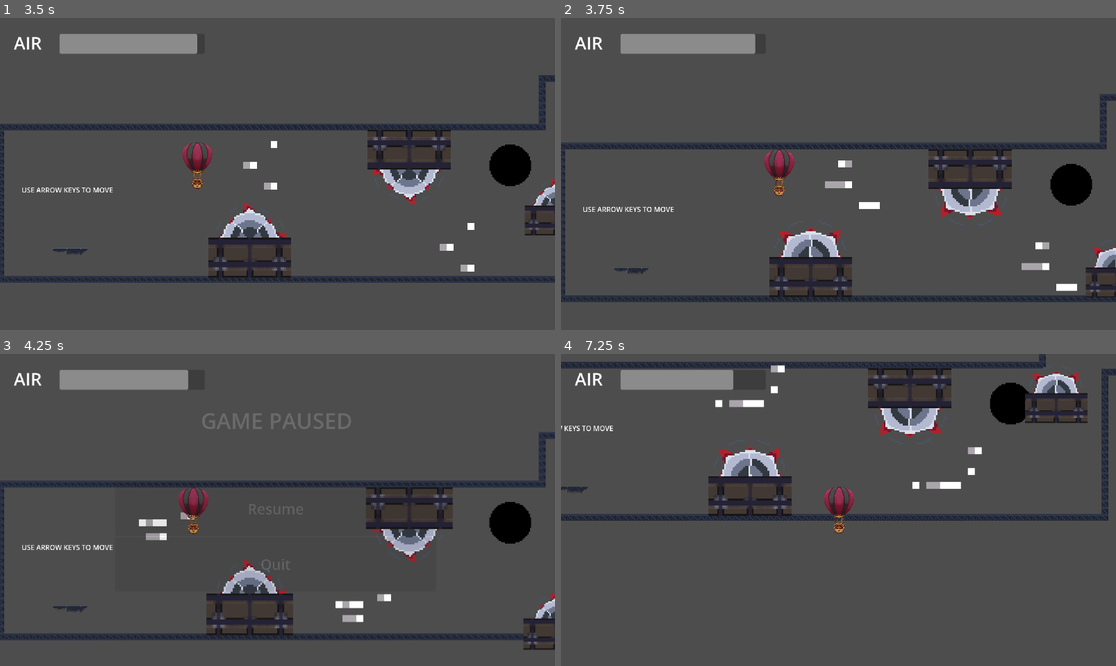
Above: before the commit, frames 1-4 (two rows, left to right).
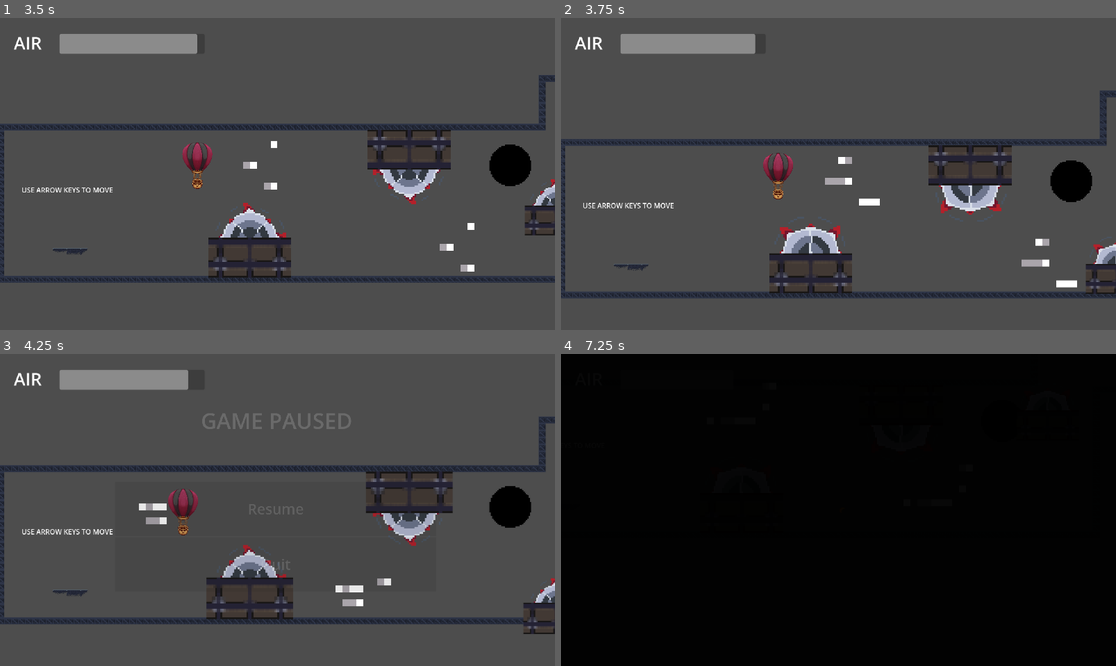
Above: after the commit, the same moments.

Repository: dylana62/balloon-game
Game: Godot game, scene res://scenes/game.tscn
Two runs of this game, one before a commit and one after it. Both use one fixed random seed, a clock stepped at 60 frames per second and the inputs below.
Inputs:
- Up to frame 1 (3.5 s): hold Right (right) 0.53-1.28 s; hold Shift (dash) 0.53-1.28 s; hold Down (down) 1.28-2.03 s; tap Shift (dash) at 1.35, 2.85 s; hold Right (right) 2.03-2.78 s; hold Shift (dash) 2.03-2.78 s; hold Up (up) from 2.78 s (still down)
- Up to frame 2 (3.75 s): release Up (up) at 3.53 s; hold Left (left) from 3.53 s (still down); hold Shift (dash) from 3.53 s (still down)
- Up to frame 3 (4.25 s): keep holding Left (left); keep holding Shift (dash); tap Escape (pause) at 4.15 s
- Up to frame 4 (7.25 s): release Shift (dash) at 4.28 s; tap Shift (dash) at 4.35, 6.6 s; release Left (left) at 5 s; click "Resume" at 5 s; hold Down (down) 5.78-6.53 s; hold Shift (dash) 5.78-6.53 s; hold Right (right) from 6.53 s (still down)

Frame 1 is identical in both runs. In frame 2, 9.5% of the frame differs, in the area x 0-100%, y 23-92%; in frame 3, 16%; in frame 4, 99%, in the area x 0-100%, y 0-100%.

Commit message:
Player now bounces off walls when dashing
Maybe add bounciness variable to affect bounce amount?

Diff:
--- a/scenes/pause_menu.tscn
+++ b/scenes/pause_menu.tscn
@@ -6,6 +6,45 @@
 [sub_resource type="ShaderMaterial" id="ShaderMaterial_vtm8y"]
 shader = ExtResource("1_ytbrl")
 shader_parameter/lod = 0.0
+
+[sub_resource type="Animation" id="Animation_njs6f"]
+length = 0.001
+tracks/0/type = "value"
+tracks/0/imported = false
+tracks/0/enabled = true
+tracks/0/path = NodePath("ColorRect:material:shader_parameter/lod")
+tracks/0/interp = 1
+tracks/0/loop_wrap = true
+tracks/0/keys = {
+"times": PackedFloat32Array(0),
+"transitions": PackedFloat32Array(1),
+"update": 0,
+"values": [0.0]
+}
+tracks/1/type = "value"
+tracks/1/imported = false
+tracks/1/enabled = true
+tracks/1/path = NodePath("MarginContainer:modulate")
+tracks/1/interp = 1
+tracks/1/loop_wrap = true
+tracks/1/keys = {
+"times": PackedFloat32Array(0),
+"transitions": PackedFloat32Array(1),
+"update": 0,
+"values": [Color(1, 1, 1, 0)]
+}
+tracks/2/type = "value"
+tracks/2/imported = false
+tracks/2/enabled = true
+tracks/2/path = NodePath("Label:modulate")
+tracks/2/interp = 1
+tracks/2/loop_wrap = true
+tracks/2/keys = {
+"times": PackedFloat32Array(0),
+"transitions": PackedFloat32Array(1),
+"update": 0,
+"values": [Color(1, 1, 1, 0)]
+}
 
 [sub_resource type="Animation" id="Animation_uhe1u"]
 resource_name = "blur"
@@ -45,45 +84,6 @@
 "transitions": PackedFloat32Array(1, 1),
 "update": 0,
 "values": [Color(1, 1, 1, 0), Color(1, 1, 1, 1)]
-}
-
-[sub_resource type="Animation" id="Animation_njs6f"]
-length = 0.001
-tracks/0/type = "value"
-tracks/0/imported = false
-tracks/0/enabled = true
-tracks/0/path = NodePath("ColorRect:material:shader_parameter/lod")
-tracks/0/interp = 1
-tracks/0/loop_wrap = true
-tracks/0/keys = {
-"times": PackedFloat32Array(0),
-"transitions": PackedFloat32Array(1),
-"update": 0,
-"values": [0.0]
-}
-tracks/1/type = "value"
-tracks/1/imported = false
-tracks/1/enabled = true
-tracks/1/path = NodePath("MarginContainer:modulate")
-tracks/1/interp = 1
-tracks/1/loop_wrap = true
-tracks/1/keys = {
-"times": PackedFloat32Array(0),
-"transitions": PackedFloat32Array(1),
-"update": 0,
-"values": [Color(1, 1, 1, 0)]
-}
-tracks/2/type = "value"
-tracks/2/imported = false
-tracks/2/enabled = true
-tracks/2/path = NodePath("Label:modulate")
-tracks/2/interp = 1
-tracks/2/loop_wrap = true
-tracks/2/keys = {
-"times": PackedFloat32Array(0),
-"transitions": PackedFloat32Array(1),
-"update": 0,
-"values": [Color(1, 1, 1, 0)]
 }
 
 [sub_resource type="AnimationLibrary" id="AnimationLibrary_y5261"]
@@ -138,6 +138,7 @@
 
 [node name="Label" type="Label" parent="Control"]
 modulate = Color(1, 1, 1, 0)
+layout_mode = 0
 offset_left = 695.0
 offset_top = 178.0
 offset_right = 1219.0
--- a/scripts/player.gd
+++ b/scripts/player.gd
@@ -10,7 +10,7 @@
 
 # Input vars
 var input: Vector2
-var isDashing: bool = false
+var is_dashing: bool = false
 
 # Air vars
 const MAX_AIR = 100.0
@@ -28,7 +28,7 @@
 func _process(delta: float) -> void:
 	air_meter.value = air
 
-	if isDashing:
+	if is_dashing:
 		air -= delta * AIR_LOSS * 5
 	else:
 		air -= delta * AIR_LOSS
@@ -49,20 +49,29 @@
 func _physics_process(delta: float) -> void:
 	# Get the input direction and handle the movement/deceleration.
 	# As good practice, you should replace UI actions with custom gameplay actions.
-	var playerInput = get_input()
+	var player_input = get_input()
 
 	# Handle dash.
-	if Input.is_action_pressed("dash") and playerInput != Vector2(0, 0):
-		isDashing = true
+	if Input.is_action_pressed("dash") and player_input != Vector2(0, 0):
+		is_dashing = true
 	else:
-		isDashing = false
+		is_dashing = false
 
-	if isDashing:
-		velocity = lerp(velocity + wind_push, playerInput * SPEED * 2, delta * ACCEL * 2)
+	if is_dashing:
+		velocity = lerp(velocity + wind_push, player_input * SPEED * 2, delta * ACCEL * 2)
 	else:
-		velocity = lerp(velocity + wind_push, playerInput * SPEED, delta * ACCEL)
+		velocity = lerp(velocity + wind_push, player_input * SPEED, delta * ACCEL)
 
-	move_and_slide()
+	# Handle movement
+	# If dashing, use move_and_collide() to handle bouncing off walls
+	# Else, need to use move_and_slide()
+	if is_dashing:
+		var collision = move_and_collide(velocity * delta)
+		if collision:
+			print(collision.get_normal())
+			velocity = velocity.bounce(collision.get_normal())
+	else:
+		move_and_slide()
 
 func _on_timer_timeout() -> void:
 	get_tree().reload_current_scene()
